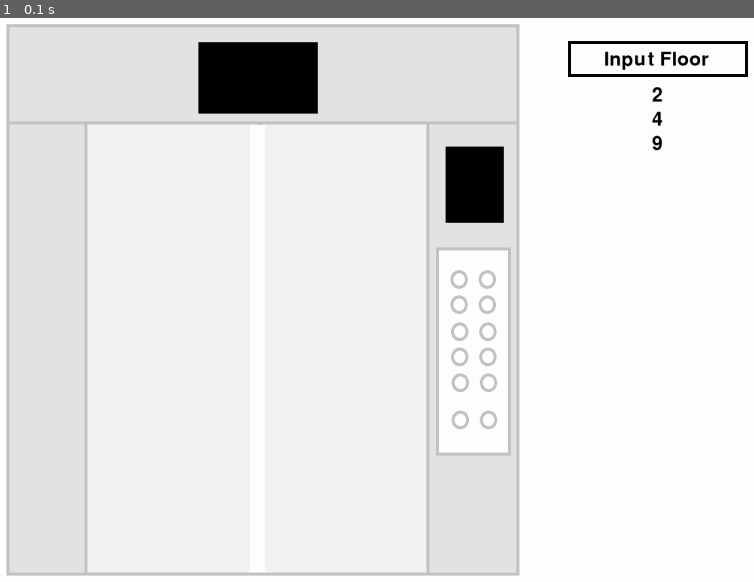
Above: before the commit, frame 1.
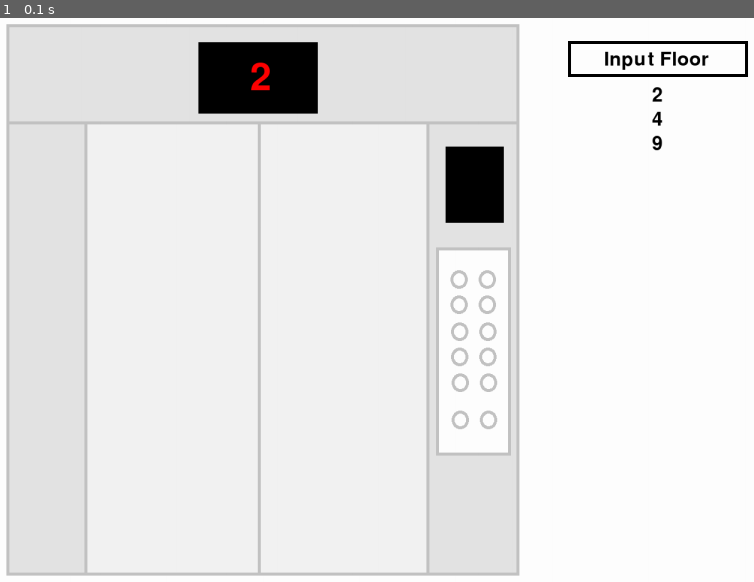
Above: after the commit, the same moment.

Repository: Minniemu/Intel-OpenVino
Game: pygame game, started from Pygame_UI/door_open_with_elevator-keyboard.py
Same seed, same stepped clock (60 frames per second), same inputs: the game is played once before the commit and once after it.
Inputs:
- Up to frame 1 (0.1 s): no input

The runs differ from the first frame. In frame 1, 0.4% of the frame differs, in the area x 33-36%, y 7-99%.

Commit message:
Update door_open_with_elevator-keyboard.py

Diff:
--- a/Pygame_UI/door_open_with_elevator-keyboard.py
+++ b/Pygame_UI/door_open_with_elevator-keyboard.py
@@ -12,67 +12,118 @@
 color_white = (255, 255, 255)
 color_lightGray = (200, 200, 200)
 color_darkGray = (100, 100, 100)
+color_red = (255,0,0)
 
 running = True
-#Scheduling function
+
+# Elevator State
+
+# global curr_floor, up_down, floor_state, floor_x, floor_y
+floor_x, floor_y = (1050,105)
+curr_floor = 1
+up_down = 'up'
+floor_state = [0 for i in range(11)]
+# Traverse Status Dictionary
+def traverse(status, floor):
+    font = pygame.font.Font('freesansbold.ttf', 32)
+    global floor_x , floor_y
+
+    for k in status:
+        # print('key = '+k+ ',value = '+str(status[k]))
+        if k != 'o' and k != 'c':
+            if status[k] == True:
+                floor_state[int(k)] = 1
+            else:
+                floor_state[int(k)] = 0
+    if up_down == 'up':
+        for i in range(1,11):
+            if floor_state[i] == 1:
+                temp = font.render(str(i), True,color_bg)
+                screen.blit(temp, (floor_x+ 80, floor_y) )
+                floor_y += 40
+    else :
+        for i in range(10,0,-1):
+            if floor_state[i] == 1:
+                temp = font.render(str(i), True,color_bg)
+                screen.blit(temp, (floor_x+ 80, floor_y) )
+                floor_y += 40
+
+# Panel Control
+def panel_control():
+    if up_down == 'up':
+        for i in range(curr_floor,11):
+            if floor_state[i] == 1:
+                font = pygame.font.Font('freesansbold.ttf', 64)
+                temp = font.render(str(i), True, color_red)
+                screen.blit(temp, (460, 120) )
+                break
+# Scheduling function
 def input_floor(screen, status):
-    floor_x, floor_y = (1050,105)
+    global floor_x, floor_y
     font = pygame.font.Font('freesansbold.ttf', 32)
     text = font.render('Input Floor', True, color_bg)
     pygame.draw.rect(screen, color_bg,[990, 90, 300, 60], 5)
     screen.blit(text, (floor_x, floor_y))
     floor_y += 60
-    for k in status:
-        # print('key = '+k+ ',value = '+str(status[k]))
-        if status[k] == True:
-            temp = font.render(str(k), True,color_bg)
-            screen.blit(temp, (floor_x+ 80, floor_y) )
-            floor_y += 40
-# initialize
-pygame.init()
-
-# build screen
-screen = pygame.display.set_mode((1500, 1000))
-# set window title
-pygame.display.set_caption("elevator")
-# fill window
-screen.fill(color_white)
-
-# font
-dead_font = pygame.font.SysFont(None, 60)
-clock = pygame.time.Clock()
-
-#load image
-elevator = pygame.image.load('./image/ele.png')
-elevator.convert()
-screen.blit(elevator, (0,0))
-
-# set rectangle: Rect(left, top, width, height)
-door_1 = pygame.Rect(width, barSize, 0, height)
-door_1_x ,door_1_y = (470,603)
-door_1.center = (door_1_x, door_1_y)
-# pygame.display.update()
-switch = 'open'
-status = {'o':False, 'c':False, '1':False, '2':True, '3':False, '4':True, '5':False, '6':False, '7':False, '8':False, '9':True, '10':False}
-input_floor(screen, status)
-
-while running:
-    clock.tick(60) # 30 exe/secs
-    for event in pygame.event.get():
-        if event.type == QUIT:
-            running = False
-
-    # set door
+    traverse(status, (floor_x, floor_y ))
+    panel_control()
+# Door Open and Close
+def Open_Close():
     if switch == 'open':
         if door_1.w <= 562:
             screen.blit(elevator, (0,0))
             door_1.center = (door_1_x, door_1_y)
             door_1.w += del_x
-
+            pygame.draw.rect(screen, color_white, door_1)
+            pygame.display.update()
     elif switch == 'close':
         if door_1.w >= 0:
             screen.blit(elevator, (0,0))
             door_1.center = (door_1_x, door_1_y)
             door_1.w -= del_x
-    pygame.draw.rect(screen, color_white, door_1)
-    pygame.display.update()
+            pygame.draw.rect(screen, color_white, door_1)
+            pygame.display.update()
+
+if __name__ == '__main__':
+    # initialize
+    pygame.init()
+
+    # build screen
+    global screen
+    screen = pygame.display.set_mode((1500, 1000))
+    # set window title
+    pygame.display.set_caption("elevator")
+    # fill window
+    screen.fill(color_white)
+
+    # font
+    dead_font = pygame.font.SysFont(None, 60)
+    clock = pygame.time.Clock()
+
+    #load image
+    elevator = pygame.image.load('./image/ele.png')
+    elevator.convert()
+    screen.blit(elevator, (0,0))
+
+    # set rectangle: Rect(left, top, width, height)
+    door_1 = pygame.Rect(width, barSize, 0, height)
+    door_1_x ,door_1_y = (470,603)
+    door_1.center = (door_1_x, door_1_y)
+    # pygame.display.update()
+    switch = 'idle'
+    global status
+    status = {'o':False, 'c':False, '1':False, '2':True, '3':False, '4':True, '5':False, '6':False, '7':False, '8':False, '9':True, '10':False}
+    input_floor(screen, status)
+
+    while running:
+        clock.tick(60) # 30 exe/secs
+        for event in pygame.event.get():
+            if event.type == QUIT:
+                running = False
+        if keyboard.is_pressed('o'):
+            switch = 'open'
+        elif keyboard.is_pressed('c'):
+            switch = 'close'
+        # set door
+        Open_Close()
+        pygame.display.update()
